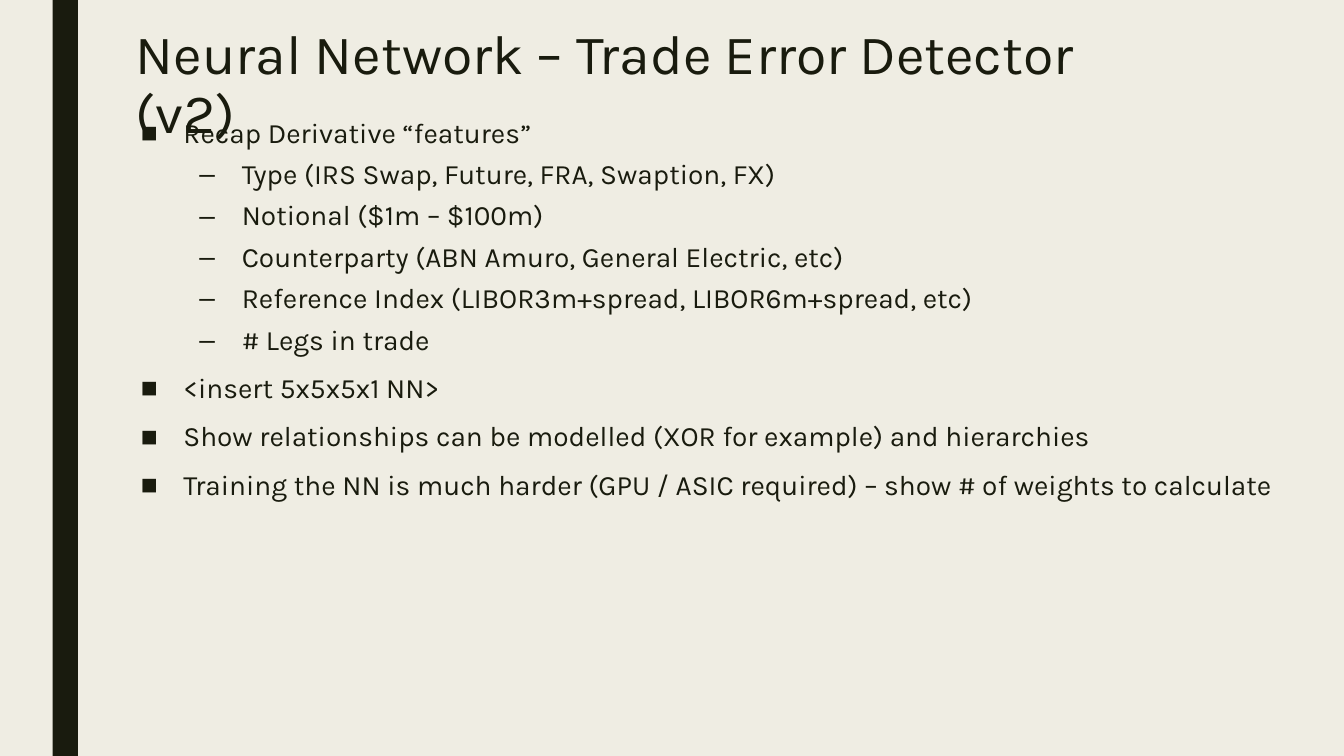
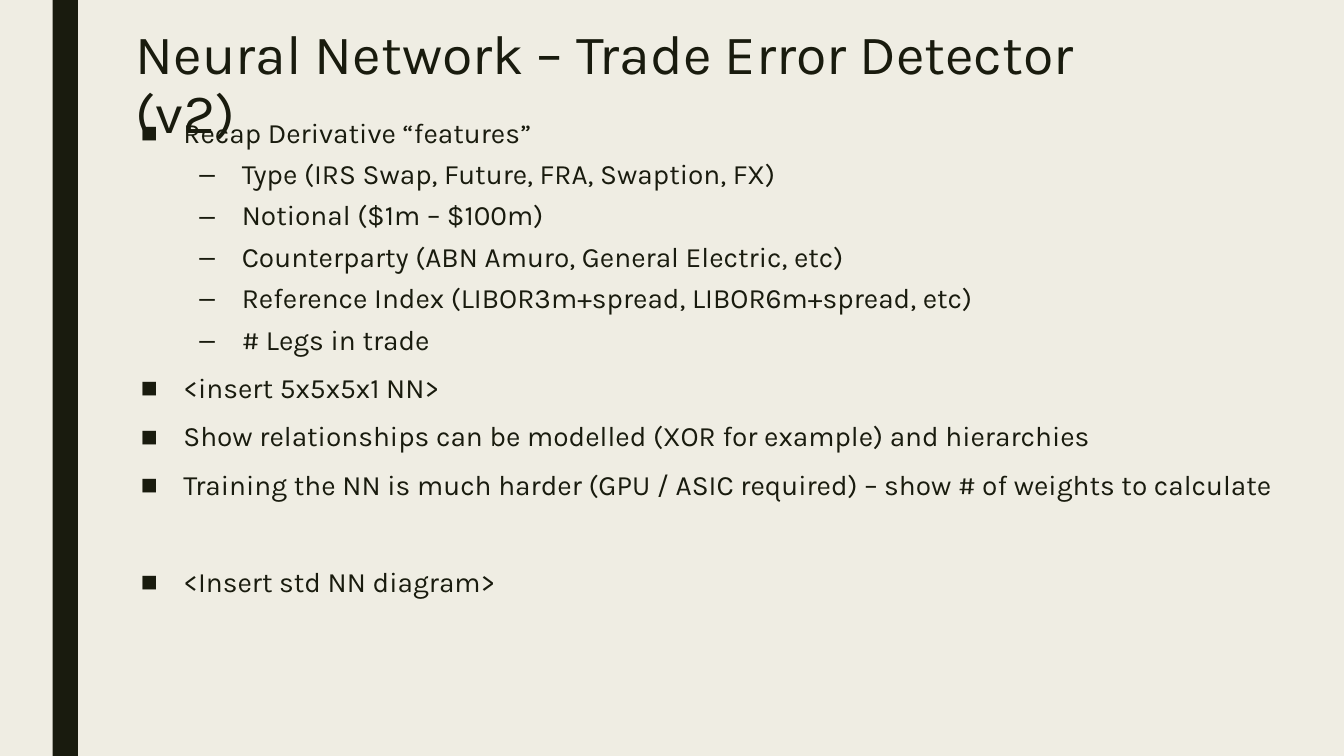
Before and after one commit to dougfoo/machineLearning, a slide deck: slide 12 of talks/MachineLearning101.pptx. Drawn at 1344x756 pixels with LibreOffice and Linux fonts; fonts in the diff are those of the drawing. Boxes give left, top, right and bottom in pixels: in the first picture for what was removed or moved away, otherwise in the second. Text is boxed around its words. In the diff, an @@ line names an element or a change of style, - is before the commit and + after.

```diff
--- a/talks/MachineLearning101.pptx
+++ b/talks/MachineLearning101.pptx
@@ text at box(183, 572, 496, 599): paragraph added @@
+■ <Insert std NN diagram>
```
Also in this commit, not shown: 6 other slides changed.
